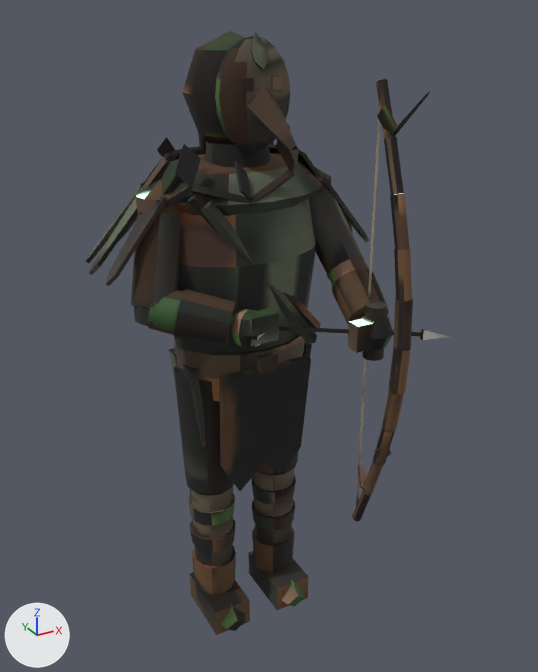
The glTF model assets/models/grove_huntress.glb: old version first, new version second.
Both versions are drawn from a camera (50 mm lens) standing at (-0.828, -1.666, 1.701) and looking at (0.069, -0.035, 0.886). Arrows for +X, +Y and +Z are at lower left; the lights stay in place. The older version comes first. Vertices at exactly the same position are counted once.

The first picture shows 'GroveHuntressMesh'.
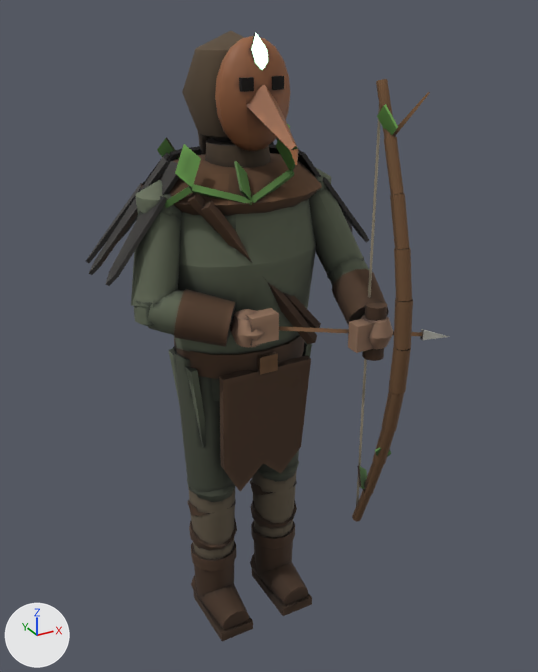
Pixel boxes (x1, y1, x2, y2) of what changed, in the pictures (538 x 672 px; the box of a moved part takes in the faces that stretch with it):
'GroveHuntressMesh', reshaped
    before: (86, 30, 449, 635)
    after: (86, 30, 449, 641)
part 1 of me_grovehuntressmesh, added (brown)
    after: (193, 591, 253, 641)
part 2 of me_grovehuntressmesh, added (brown)
    after: (194, 562, 234, 600)
part 3 of me_grovehuntressmesh, added (brown)
    after: (191, 540, 236, 571)
part 4 of me_grovehuntressmesh, added
    after: (252, 570, 312, 616)
part 5 of me_grovehuntressmesh, added
    after: (254, 541, 293, 576)
part 6 of me_grovehuntressmesh, added (brown)
    after: (251, 520, 295, 549)
part 7 of me_grovehuntressmesh, deleted (brown)
    before: (192, 546, 236, 595)
part 8 of me_grovehuntressmesh, deleted
    before: (252, 527, 295, 572)
part 9 of me_grovehuntressmesh, moved or reshaped
    before: (173, 366, 308, 635)
    after: (173, 346, 308, 630)
part 10 of me_grovehuntressmesh, surface changed
    before: (89, 30, 430, 566)
    after: (89, 30, 430, 559)

The change, as a diff of the scene's bpy script:
```diff
--- a/assets/models/grove_huntress.glb.py
+++ b/assets/models/grove_huntress.glb.py
@@ me_grovehuntressmesh @@
 # used by ob_grovehuntressmesh; location = (0.0, 0.0, 0.0)
-me_grovehuntressmesh.from_pydata(...)  # 1864 vertices, 3296 faces; spans x -0.39..0.39, y -0.43..0.37, z -0.01..1.65
+me_grovehuntressmesh.from_pydata(...)  # 2004 vertices, 3560 faces; spans x -0.39..0.39, y -0.43..0.37, z 0.0..1.65
+# me_grovehuntressmesh part 1: a new loose piece, a box spanning x -0.155..-0.052, y -0.155..0.052, z 0.0..0.029, in mat_grovehuntressmesh_baked
+# me_grovehuntressmesh part 2: a new loose piece, a 12-sided cylinder along z spanning x -0.17..-0.04, y -0.06..0.06, z 0.05..0.2, in mat_grovehuntressmesh_baked
+# me_grovehuntressmesh part 3: a new loose piece, a 12-sided cylinder along z spanning x -0.172..-0.034, y -0.069..0.069, z 0.181..0.218, in mat_grovehuntressmesh_baked
+# me_grovehuntressmesh part 4: a new loose piece, a box spanning x 0.052..0.155, y -0.155..0.052, z 0.0..0.029, in mat_grovehuntressmesh_baked
+# me_grovehuntressmesh part 5: a new loose piece, a 12-sided cylinder along z spanning x 0.04..0.17, y -0.06..0.06, z 0.05..0.2, in mat_grovehuntressmesh_baked
+# me_grovehuntressmesh part 6: a new loose piece, a 12-sided cylinder along z spanning x 0.034..0.172, y -0.069..0.069, z 0.181..0.218, in mat_grovehuntressmesh_baked
+# me_grovehuntressmesh part 7: the loose piece of 24 vertices spanning x -0.17..-0.04, y -0.07..0.07, z 0.08..0.19 is deleted
+# me_grovehuntressmesh part 8: the loose piece of 24 vertices spanning x 0.04..0.17, y -0.07..0.07, z 0.08..0.19 is deleted
+# me_grovehuntressmesh part 9: 47 vertices moved from x -0.18..0.17, y -0.09..0.06, z 0.19..0.82 to x -0.18..0.17, y -0.09..0.06, z 0.2..0.88; 159 vertices removed from x -0.19..0.19, y -0.16..0.09, z -0.01..0.82; 235 vertices added at x -0.19..0.19, y -0.15..0.09, z 0.0..0.88
+# me_grovehuntressmesh part 10: 2846 kept faces spanning x -0.39..0.39, y -0.43..0.37, z 0.2..1.65 get new texture (UV) coordinates
 me_grovehuntressmesh.materials.append(mat_grovehuntressmesh_baked)
```
